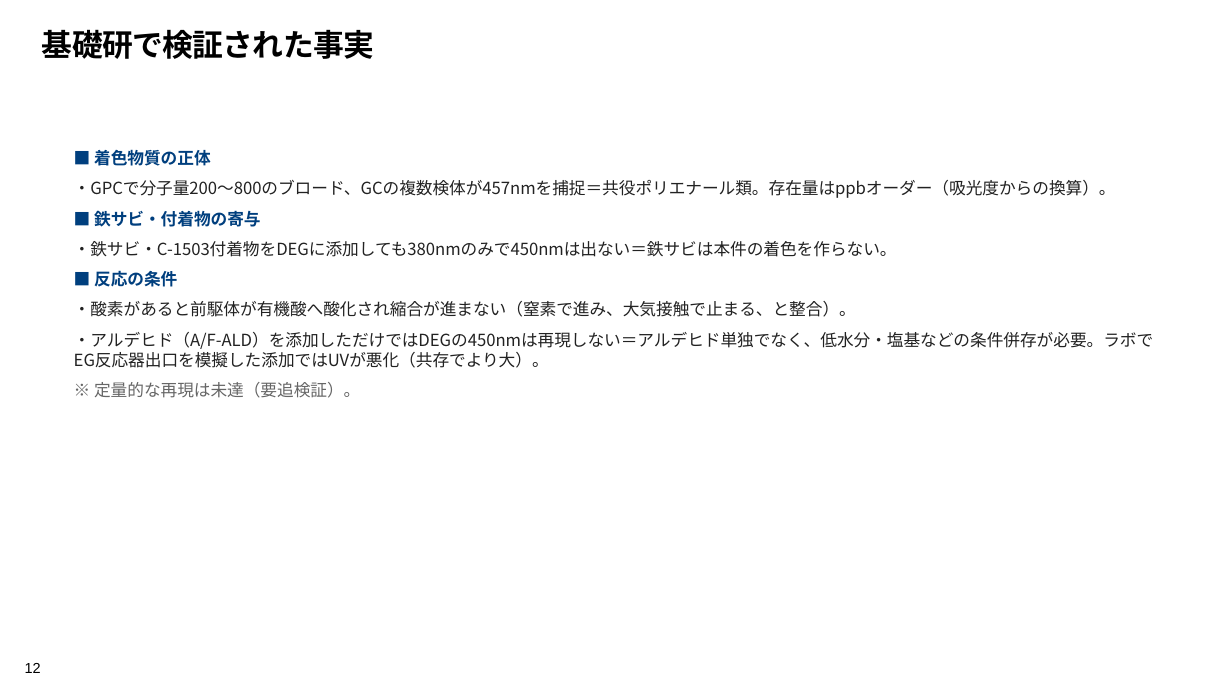
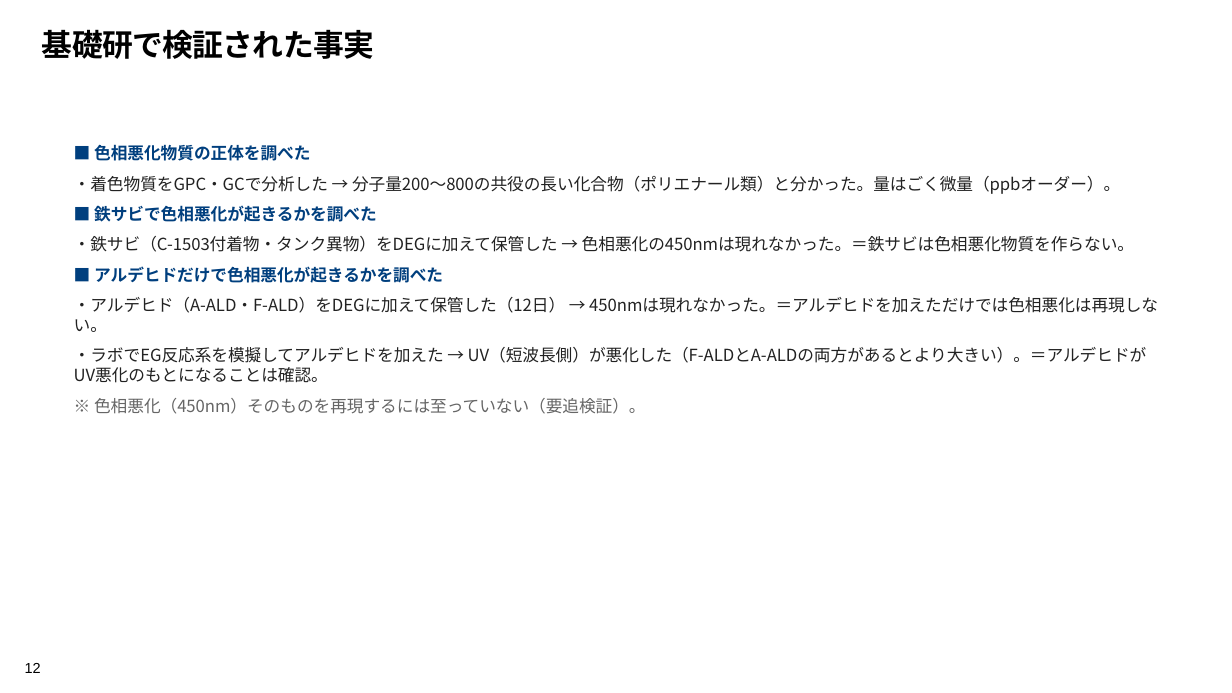
Before and after one commit to hiraoyosa-sys/Base, a slide deck: slide 12 of outputs/DEG色相対応_SU前会議.pptx. Drawn at 1232x693 pixels with LibreOffice and Linux fonts; fonts in the diff are those of the drawing. Boxes give left, top, right and bottom in pixels: in the first picture for what was removed or moved away, otherwise in the second. Text is boxed around its words. In the diff, an @@ line names an element or a change of style, - is before the commit and + after.

```diff
--- a/outputs/DEG色相対応_SU前会議.pptx
+++ b/outputs/DEG色相対応_SU前会議.pptx
@@ text at bbox=[74, 144, 1158, 414]: text changed @@
-■ 着色物質の正体
-・GPCで分子量200〜800のブロード、GCの複数検体が457nmを捕捉＝共役ポリエナール類。存在量はppbオーダー（吸光度からの換算）。
-■ 鉄サビ・付着物の寄与
-・鉄サビ・C-1503付着物をDEGに添加しても380nmのみで450nmは出ない＝鉄サビは本件の着色を作らない。
-■ 反応の条件
-・酸素があると前駆体が有機酸へ酸化され縮合が進まない（窒素で進み、大気接触で止まる、と整合）。
-・アルデヒド（A/F-ALD）を添加しただけではDEGの450nmは再現しない＝アルデヒド単独でなく、低水分・塩基などの条件併存が必要。ラボでEG反応器出口を模擬した添加ではUVが悪化（共存でより大）。
-※ 定量的な再現は未達（要追検証）。
+■ 色相悪化物質の正体を調べた
+・着色物質をGPC・GCで分析した → 分子量200〜800の共役の長い化合物（ポリエナール類）と分かった。量はごく微量（ppbオーダー）。
+■ 鉄サビで色相悪化が起きるかを調べた
+・鉄サビ（C-1503付着物・タンク異物）をDEGに加えて保管した → 色相悪化の450nmは現れなかった。＝鉄サビは色相悪化物質を作らない。
+■ アルデヒドだけで色相悪化が起きるかを調べた
+・アルデヒド（A-ALD・F-ALD）をDEGに加えて保管した（12日） → 450nmは現れなかった。＝アルデヒドを加えただけでは色相悪化は再現しない。
+・ラボでEG反応系を模擬してアルデヒドを加えた → UV（短波長側）が悪化した（F-ALDとA-ALDの両方があるとより大きい）。＝アルデヒドがUV悪化のもとになることは確認。
+※ 色相悪化（450nm）そのものを再現するには至っていない（要追検証）。
```
Also in this commit, not shown: 2 other slides changed, 1 other file.
